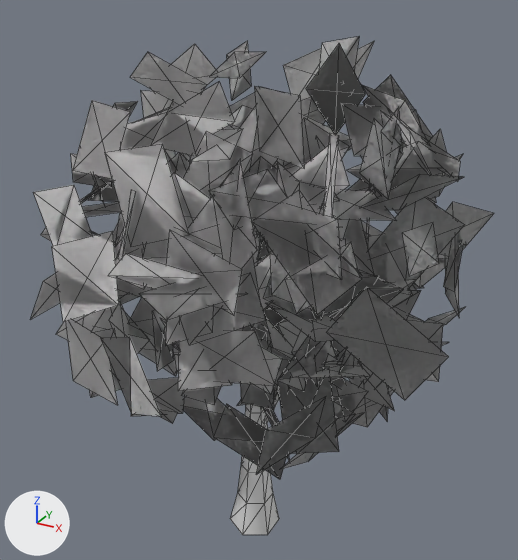
One commit to the glTF model public/models/homes/tree-maple-detail.lod0.glb: the scene before it, then after it.
Before and after are seen from a 50 mm camera at (2.22, -3.89, 4.0) aimed at (0.03, 0.11, 2.0). The lights are fixed; the arrows at lower left show +X, +Y and +Z. The first picture is the older version. Mesh edges are drawn as thin lines. Vertices at exactly the same position are counted once.

Objects in the first picture: 'tree-maple-detail'.
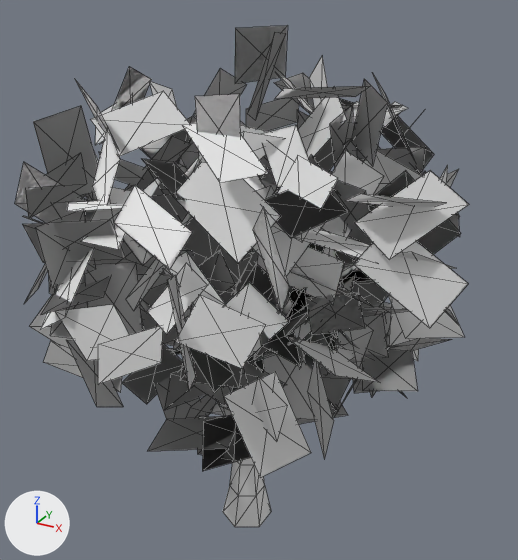
The change in detail:
me_tree_maple_detail is used by ob_tree_maple_detail; location (0.0, 0.0, 0.0).
me_tree_maple_detail had 1816 vertices, 2010 faces and spanned x -1.51..1.51, y -1.49..1.49, z -0.01..3.63.
me_tree_maple_detail now has 1816 vertices, 2010 faces and spans x -0.82..0.82, y -0.83..0.83, z -1.0..1.0.
me_tree_maple_detail part 1: the loose piece of 36 vertices spanning x -0.11..0.23, y -0.21..0.18, z -0.01..1.32 is scaled about its middle by 0.549, then moved by (-0.08, 0.03, -1.29).
me_tree_maple_detail part 2: the loose piece of 16 vertices spanning x 0.2..0.69, y -0.45..-0.28, z 1.6..1.94 is scaled about its middle by (0.548, 0.542, 0.548), then moved by (-0.25, 0.19, -1.8).
me_tree_maple_detail part 3: 367 loose pieces with 1568 vertices, spanning x -1.51..1.51, y -1.49..1.49, z 0.83..3.63, are deleted.
me_tree_maple_detail part 4: 20 vertices removed from x 0.02..0.37, y -0.06..0.21, z 0.83..1.68; 1588 vertices added at x -0.82..0.82, y -0.83..0.83, z -0.54..1.0.
Other edits to the shape of me_tree_maple_detail do not show in these pictures.
Object 'tree-maple-detail' (ob_tree_maple_detail) moves from (0.0, 0.0, 0.0) to (0.0, 0.0, 1.818).
Object 'tree-maple-detail' (ob_tree_maple_detail) is rescaled from (1.0, 1.0, 1.0) to (1.82, 1.82, 1.82).

Where the change shows, as pixel boxes (x1, y1, x2, y2) in the pictures (518 x 560 px; the box of a moved part takes in the faces that stretch with it):
'tree-maple-detail', reshaped, moved, rescaled
    before: (31, 36, 494, 535)
    after: (15, 25, 469, 527)
part 1 of me_tree_maple_detail, moved or reshaped
    before: (230, 404, 279, 535)
    after: (223, 457, 271, 527)
part 2 of me_tree_maple_detail, moved or reshaped (not visible before)
    after: (252, 337, 300, 356)
part 3 of me_tree_maple_detail, deleted
    before: (31, 36, 494, 479)
part 4 of me_tree_maple_detail, reshaped (mostly hidden before)
    before: (264, 393, 279, 423)
    after: (15, 25, 469, 478)
